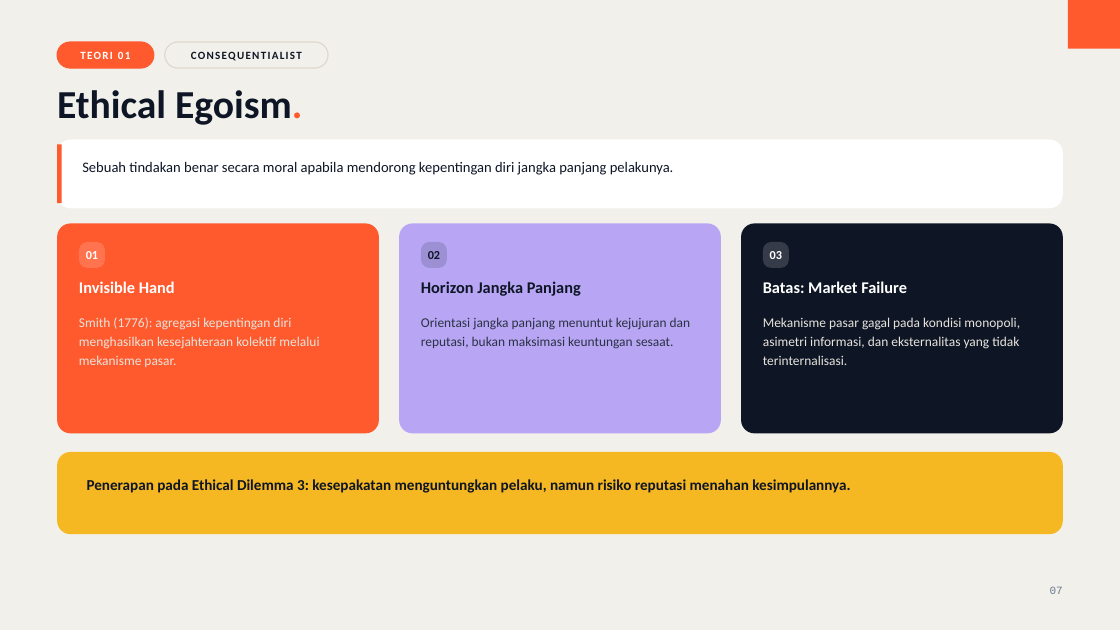
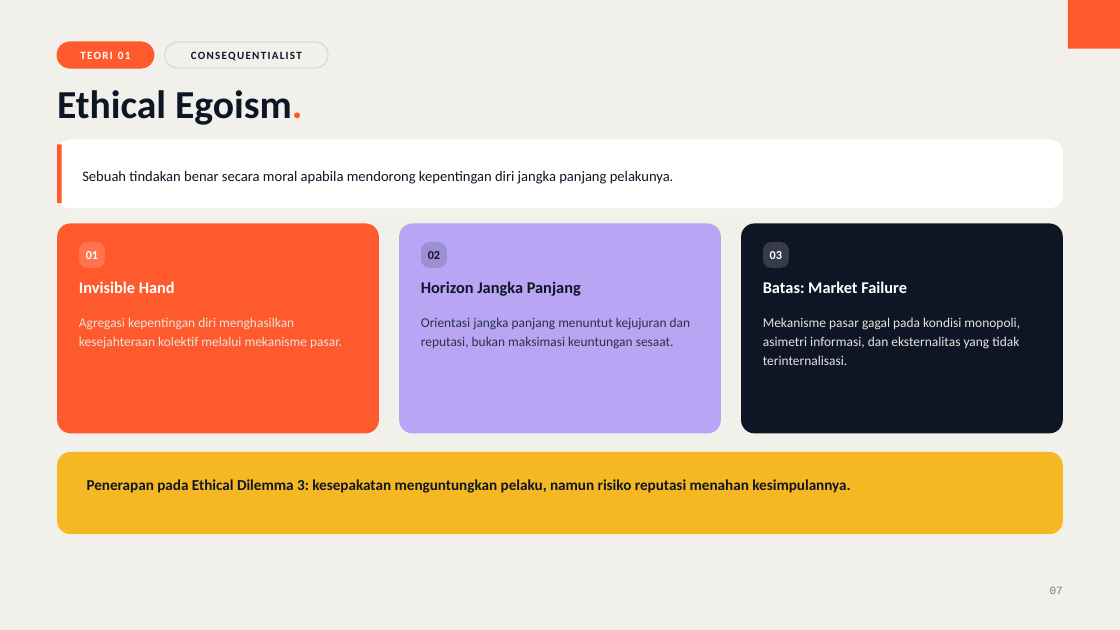
Before and after one commit to aslihabnuri/Dom-Manipulation, a slide deck: slide 7 of business-ethics/chapter-3/decks/Deck-1-Evaluating-Business-Ethics.pptx. Drawn at 1120x630 pixels with LibreOffice and Linux fonts; fonts in the diff are those of the drawing. Boxes give left, top, right and bottom in pixels: in the first picture for what was removed or moved away, otherwise in the second. Text is boxed around its words. In the diff, an @@ line names an element or a change of style, - is before the commit and + after.

```diff
--- a/business-ethics/chapter-3/decks/Deck-1-Evaluating-Business-Ethics.pptx
+++ b/business-ethics/chapter-3/decks/Deck-1-Evaluating-Business-Ethics.pptx
@@ text "Sebuah tindakan benar secara moral ..." moved from (x1=82, y1=162, x2=674, y2=175) to (x1=82, y1=171, x2=674, y2=184) @@
@@ text "Sebuah tindakan benar secara moral ..." at (x1=82, y1=171, x2=674, y2=184): vertical alignment top to middle @@
@@ text at (x1=79, y1=317, x2=342, y2=349): text changed @@
-Smith (1776): agregasi kepentingan diri menghasilkan kesejahteraan kolektif melalui mekanisme pasar.
+Agregasi kepentingan diri menghasilkan kesejahteraan kolektif melalui mekanisme pasar.
```
Also in this commit, not shown: 17 other slides changed, 6 other files.
